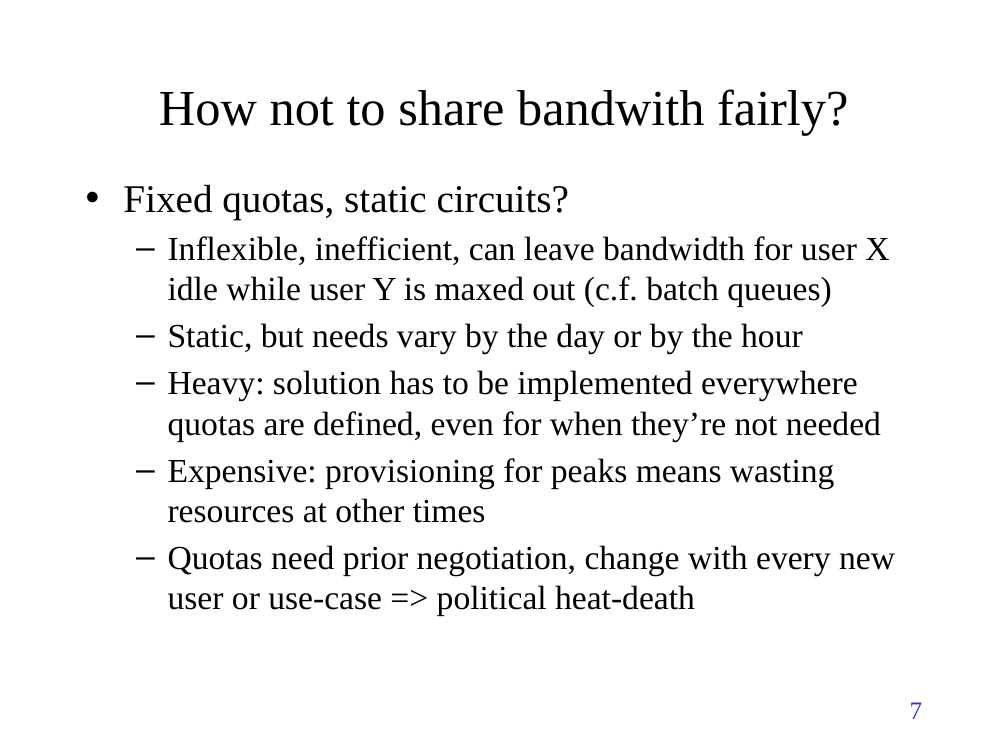
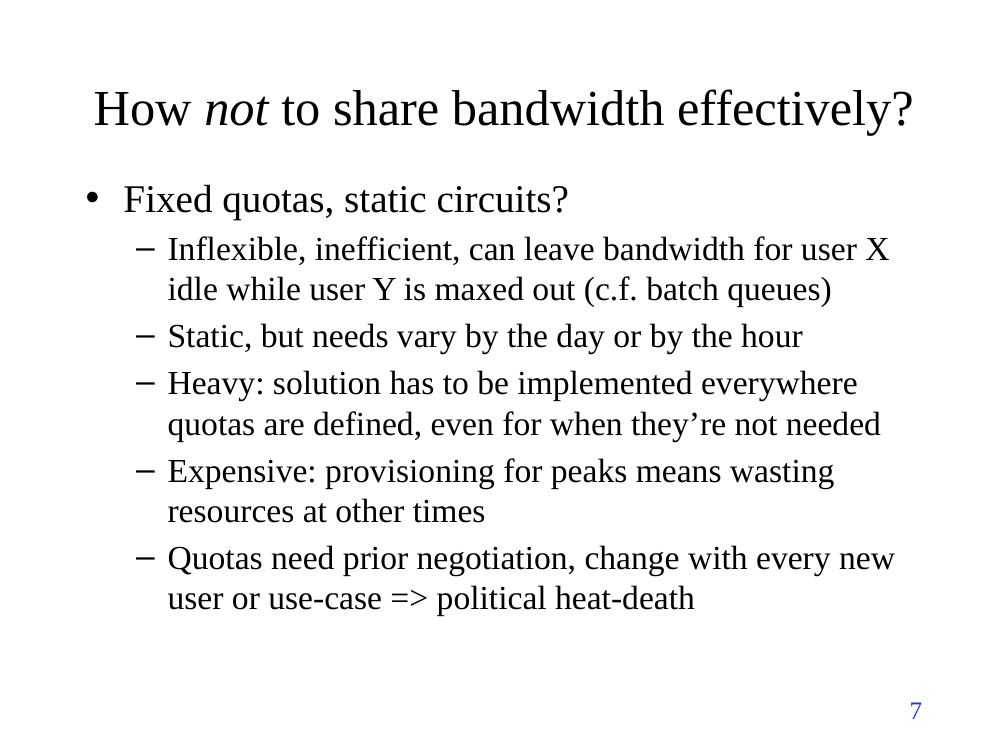
Before and after one commit to TonyWildish/P2P-Auction, a slide deck: slide 7 of Slides/PSP.pptx. Drawn at 1008x756 pixels with LibreOffice and Linux fonts; fonts in the diff are those of the drawing. Boxes give left, top, right and bottom in pixels: in the first picture for what was removed or moved away, otherwise in the second. Text is boxed around its words. In the diff, an @@ line names an element or a change of style, - is before the commit and + after.

```diff
--- a/Slides/PSP.pptx
+++ b/Slides/PSP.pptx
@@ title at box(94, 89, 914, 135): text changed @@
-How not to share bandwith fairly?
+How not to share bandwidth effectively?
```
Also in this commit, not shown: 10 other slides changed, 7 slides removed.
